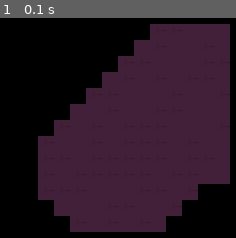
Above: before the commit, frame 1.
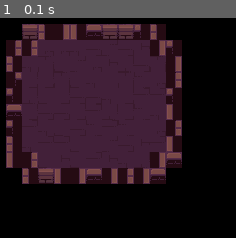
Above: after the commit, the same moment.

Repository: StepaOpa/pygameGame
Game: pygame game, started from map.py
Same seed, same stepped clock (60 frames per second), same inputs: the game is played once before the commit and once after it.
Inputs:
- Up to frame 1 (0.1 s): no input

The runs differ from the first frame. In frame 1, 58% of the frame differs, in the area x 2-98%, y 2-98%.

Commit message:
в генерацию добавил стены, пока что рандомно спавнятся

Diff:
--- a/game.py
+++ b/game.py
@@ -26,7 +26,7 @@
         self.tiles = {tile_type: [utils.load_image(path) for path in paths]
                       for tile_type, paths in settings.Map.TILES.items()}
         self.tilemap = Tilemap(utils.load_image(
-            'Map/chunk_templates/chunck_template_checker16.png'), self.tiles)
+            'Map/chunk_templates/chunck_template_0.png'), self.tiles)
 
     def run(self):
         while True:
@@ -49,7 +49,7 @@
                 enemy.update(delta_time, self.physics_entities)
                 enemy.render(self.display)
 
-              # events
+            # events
             for event in pygame.event.get():
                 if event.type == pygame.QUIT:
                     pygame.quit()
--- a/map.py
+++ b/map.py
@@ -27,35 +27,14 @@
         return pixel_matrix  # матрица цветов попиксельно
 
     def _generate_map(self):
-        # for y, row in enumerate(self.get_colors_from_template()):
-        #     for x, color in enumerate(row):
-        #         for tile in self.tiles:
-        #             if color == 'BROWN' and tile == 'floor':
-        #                 continue
-        #             if color != tile:
-        #                 continue
-        #             pos = (x * self.tile_size, y * self.tile_size)
-        #             try:
-        #                 # Получаем список вариантов тайлов
-        #                 tile_variants = self.tiles[tile]
-        #                 random_index = random.randint(
-        #                     0, len(tile_variants) - 1)
-        #                 selected_tile = tile_variants[random_index]
-        #                 self.cached_surface.append(selected_tile)
-        #             except KeyError:
-        #                 print(
-        #                     f"Ошибка: ключ '{tile}' отсутствует в tiles. Доступные ключи: {list(self.tiles.keys())}")
-        #             except IndexError:
-        #                 print(f"Ошибка: список тайлов для '{tile}' пуст")
-
         generated = []
         for y, row in enumerate(self.get_colors_from_template()):
             new_row = []
             for x, color in enumerate(row):
                 if color == 'BROWN':  # Пол
                     new_row.append(random.choice(self.tiles['floor']))
-                elif color == 2:  # Стена
-                    new_row.append(self.tiles['wall'][0])
+                elif color == 'BLUE':  # Стена
+                    new_row.append(random.choice(self.tiles['walls']))
                 else:
                     new_row.append(None)
             generated.append(new_row)
@@ -79,10 +58,6 @@
     tilemap = Tilemap(utils.load_image(
         'Map/chunk_templates/chunck_template_0.png'), tiles)
     pixel_data = tilemap.get_colors_from_template()
-    # for y in range(32):
-    #     for x in range(32):
-    #         pygame.draw.rect(screen, pixel_data[y][x], (x*8, y*8, 8, 8))
-
     screen.fill(settings.Screen.BACKGROUND_COLOR)
 
     print(pixel_data)
--- a/settings.py
+++ b/settings.py
@@ -1,5 +1,6 @@
 from dataclasses import dataclass
 import utils
+import os
 
 
 @dataclass
@@ -15,16 +16,17 @@
     TEMPLATE_SIZE = 16
     TILE_SIZE = 16
     TILES = {
-        'floor': ['Map/floor_tile_0.png', 'Map/floor_tile_1.png']
+        'floor': [f'Map/floor/floor_tile_{i}.png' for i in range(len(os.listdir('data/images/Map/floor/')))],
+        'walls': [f'Map/walls/wall_tile_{i}.png' for i in range(len(os.listdir('data/images/Map/walls/')))]
     }
 
     COLORS = {
         'RED': (255, 0, 0, 255),
         'GREEN': (0, 255, 0, 255),
-        'BLUE': (0, 0, 255, 255),
+        'BLUE': (0, 0, 255, 255),  # walls
         'WHITE': (255, 255, 255, 255),
         'BLACK': (0, 0, 0, 255),
-        'BROWN': (143, 86, 59, 255)
+        'BROWN': (143, 86, 59, 255)  # floor
     }
 
 
--- a/utils.py
+++ b/utils.py
@@ -9,4 +9,5 @@
     """
     img = pygame.image.load(BASE_IMG_PATH+path).convert()
     img.set_colorkey((0, 0, 0))
+
     return img
Binary file changed: data/images/Map/chunk_templates/chunck_template_0.png
Binary file added: data/images/Map/floor/floor_tile_0.png
Binary file added: data/images/Map/floor/floor_tile_1.png
Binary file added: data/images/Map/floor/floor_tile_10.png
Binary file added: data/images/Map/floor/floor_tile_11.png
Binary file added: data/images/Map/floor/floor_tile_2.png
Binary file added: data/images/Map/floor/floor_tile_3.png
Binary file added: data/images/Map/floor/floor_tile_4.png
Binary file added: data/images/Map/floor/floor_tile_5.png
Binary file added: data/images/Map/floor/floor_tile_6.png
Binary file added: data/images/Map/floor/floor_tile_7.png
Renamed: data/images/Map/floor_tile_0.png -> data/images/Map/floor/floor_tile_8.png
(and 10 more such lines)
